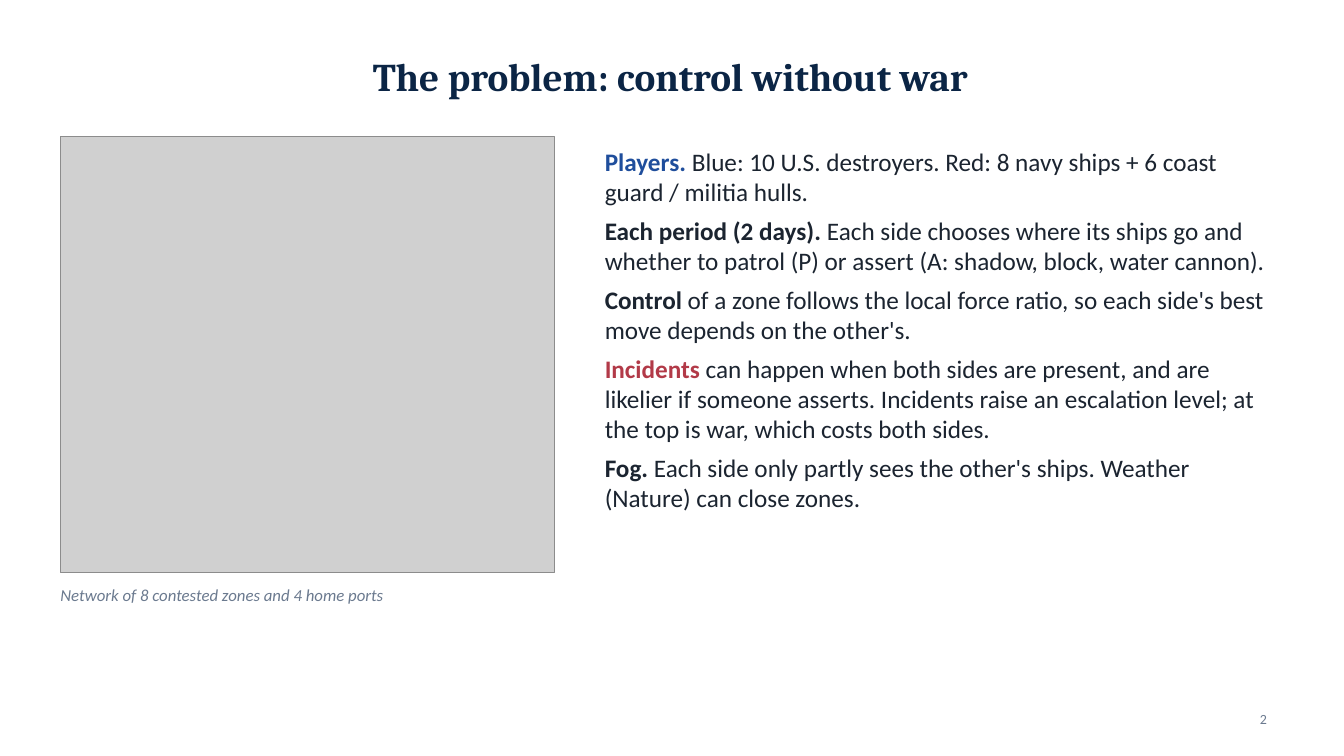
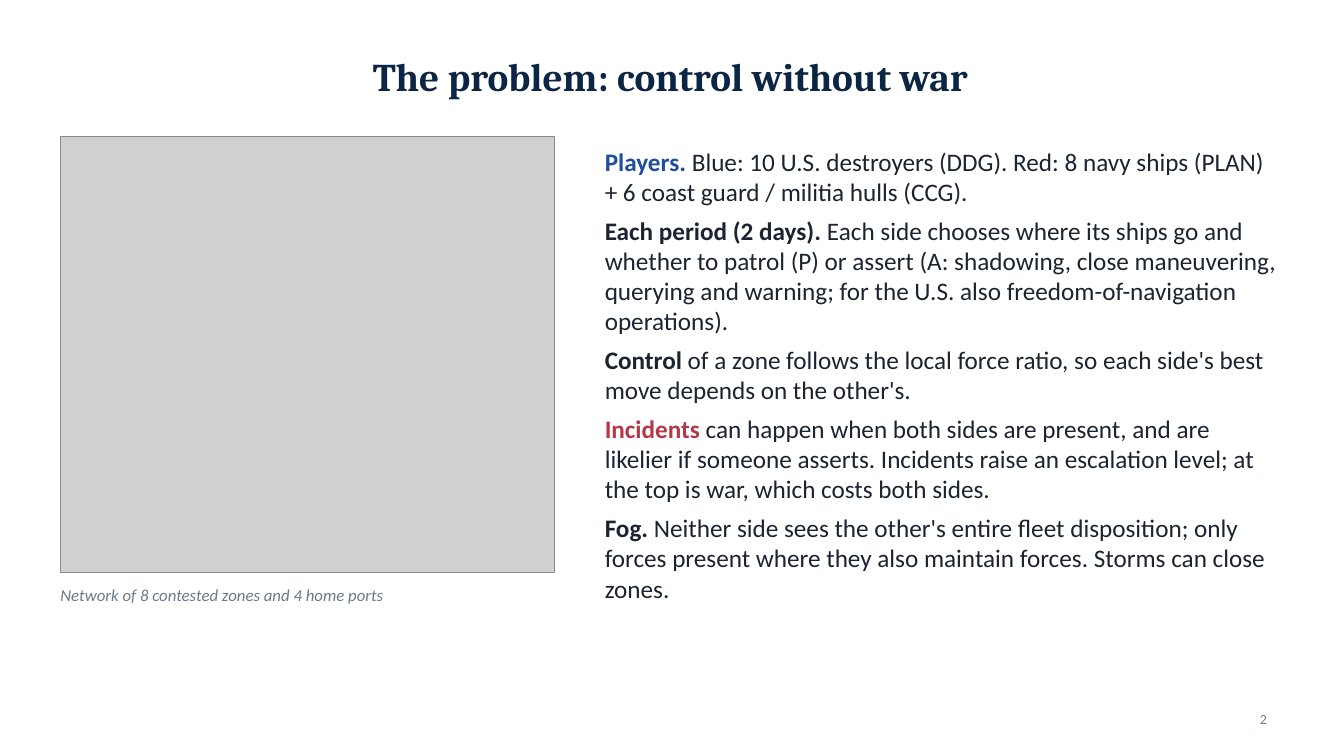
Before and after one commit to draggin-anchor/6.S974-Wargaming-Term-Project, a slide deck: slide 2 of deliverables/02-workshop1-slides.pptx. Drawn at 1344x756 pixels with LibreOffice and Linux fonts; fonts in the diff are those of the drawing; grey boxes stand for pictures. Boxes give left, top, right and bottom in pixels: in the first picture for what was removed or moved away, otherwise in the second. Text is boxed around its words. In the diff, an @@ line names an element or a change of style, - is before the commit and + after.

```diff
--- a/deliverables/02-workshop1-slides.pptx
+++ b/deliverables/02-workshop1-slides.pptx
@@ text at box(605, 152, 1276, 334): text changed @@
-• Players. Blue: 10 U.S. destroyers. Red: 8 navy ships + 6 coast guard / militia hulls.
-• Each period (2 days). Each side chooses where its ships go and whether to patrol (P) or assert (A: shadow, block, water cannon).
+• Players. Blue: 10 U.S. destroyers (DDG). Red: 8 navy ships (PLAN) + 6 coast guard / militia hulls (CCG).
+• Each period (2 days). Each side chooses where its ships go and whether to patrol (P) or assert (A: shadowing, close maneuvering, querying and warning; for the U.S. also freedom-of-navigation operations).
@@ text at box(605, 519, 1265, 598): text changed @@
-• Fog. Each side only partly sees the other's ships. Weather (Nature) can close zones.
+• Fog. Neither side sees the other's entire fleet disposition; only forces present where they also maintain forces. Storms can close zones.
```
Also in this commit, not shown: 5 other slides changed, 5 other files.
